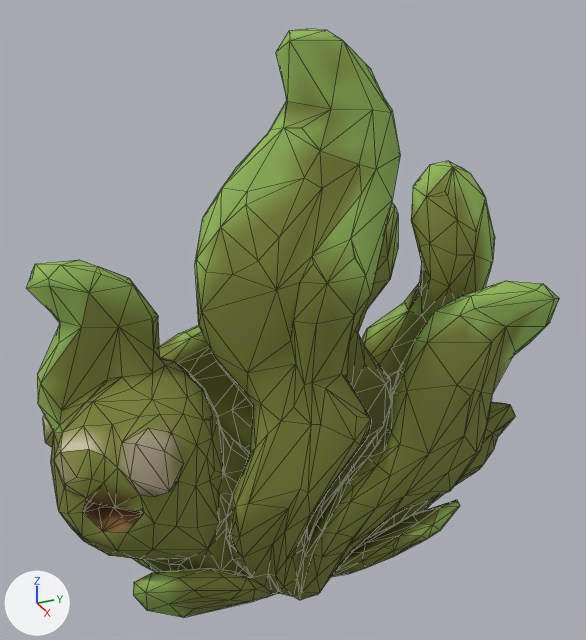
An edit to the glTF model public/models/fish-seaweed.glb, drawn before and after from the same camera.
The view is the same before and after, from a 50 mm lens placed at (1.162, -0.551, 0.607), pointed at (-0.018, -0.02, 0.018). The axes (+X, +Y, +Z) are drawn at lower left. The lights are the same throughout. The first picture is the older version. Mesh edges are drawn as thin lines. Where no turn or scale is listed for an object, it has been applied to the vertices. Vertices at exactly the same position are counted once.

The scene before the commit, as lines of its bpy script (objects in view):
```python
me_tripo_mesh_e0991255_407c_42a9_883e_f9713d38555e = bpy.data.meshes.new('tripo_mesh_e0991255-407c-42a9-883e-f9713d38555e')
me_tripo_mesh_e0991255_407c_42a9_883e_f9713d38555e.from_pydata(...)  # 1192 vertices, 2384 faces; spans x -0.169..0.169, y -0.464..0.464, z -0.5..0.5
me_tripo_mesh_e0991255_407c_42a9_883e_f9713d38555e.materials.append(mat_tripo_material_e0991255_407c_42a9_883e_f9713d38555e)  # picture img_color_e0991255_407c_42a9_883e_f9713d38555e
ob_tripo_node_e0991255_407c_42a9_883e_f9713d38555e = bpy.data.objects.new('tripo_node_e0991255-407c-42a9-883e-f9713d38555e', me_tripo_mesh_e0991255_407c_42a9_883e_f9713d38555e)
ob_tripo_node_e0991255_407c_42a9_883e_f9713d38555e.location = (0.0, 0.0, 0.0)
```
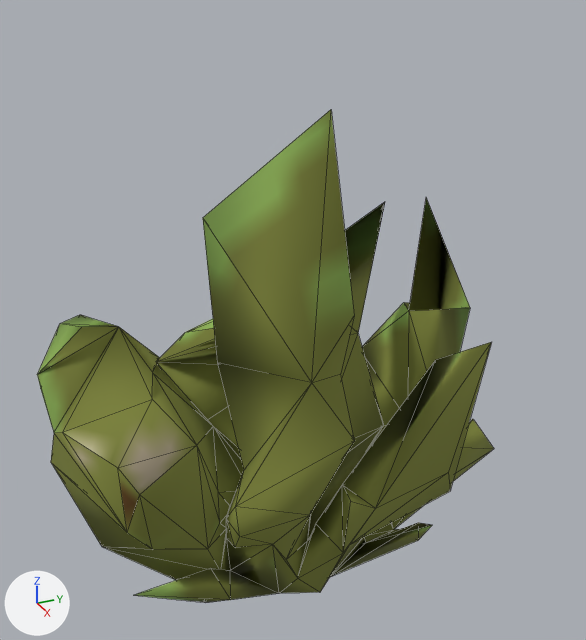
Where the newer file only moved an object's origin or applied its transform, the numbers keep the older frame.

Boxes [x1, y1, x2, y2] around the edits, measured in the pictures (586 x 640 px):
'tripo_node_e0991255-407c-42a9-883e-f9713d38555e', reshaped (14% narrower, 16% shorter)
    before: [26, 29, 559, 617]
    after: [37, 110, 494, 602]
part 1 of me_tripo_mesh_e0991255_407c_42a9_883e_f9713d38555e, cut back
    before: [26, 29, 559, 617]
    after: [226, 519, 270, 548]

The edits, one by one:
me_tripo_mesh_e0991255_407c_42a9_883e_f9713d38555e is used by ob_tripo_node_e0991255_407c_42a9_883e_f9713d38555e; location (0.0, 0.0, 0.0).
me_tripo_mesh_e0991255_407c_42a9_883e_f9713d38555e had 1192 vertices, 2384 faces and spanned x -0.169..0.169, y -0.464..0.464, z -0.5..0.5.
me_tripo_mesh_e0991255_407c_42a9_883e_f9713d38555e now has 173 vertices, 345 faces and spans x -0.165..0.165, y -0.457..0.436, z -0.5..0.388.
me_tripo_mesh_e0991255_407c_42a9_883e_f9713d38555e part 1: 1 vertex moved within x 0.142, y -0.198, z -0.3; 1019 vertices removed from x -0.169..0.169, y -0.464..0.464, z -0.5..0.5.
